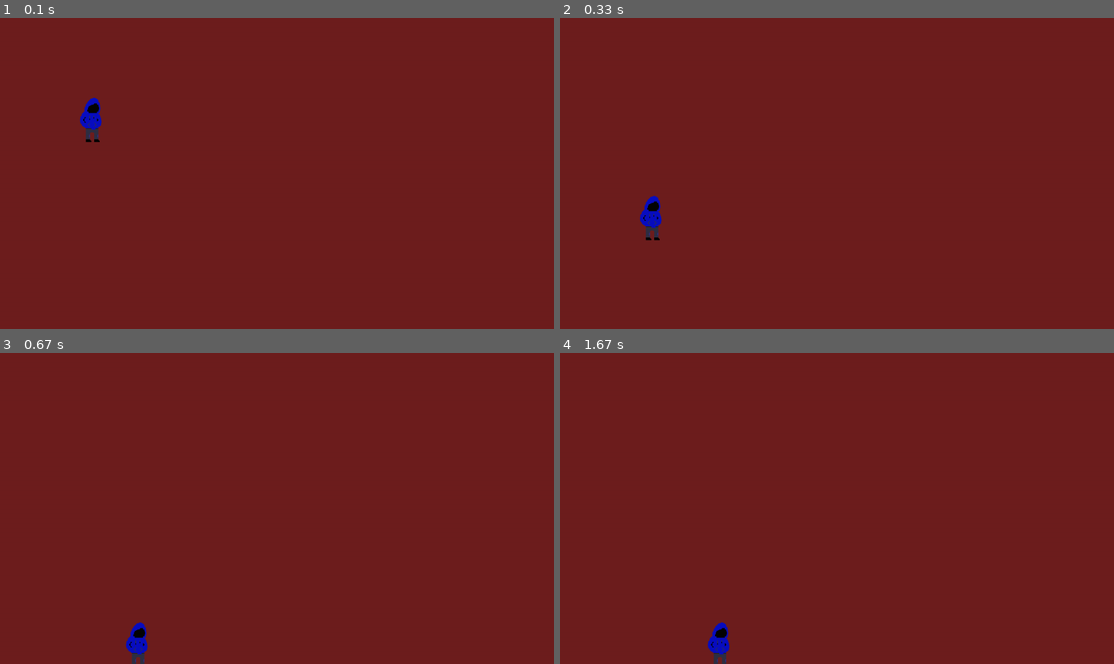
Above: before the commit, frames 1-4 (two rows, left to right).
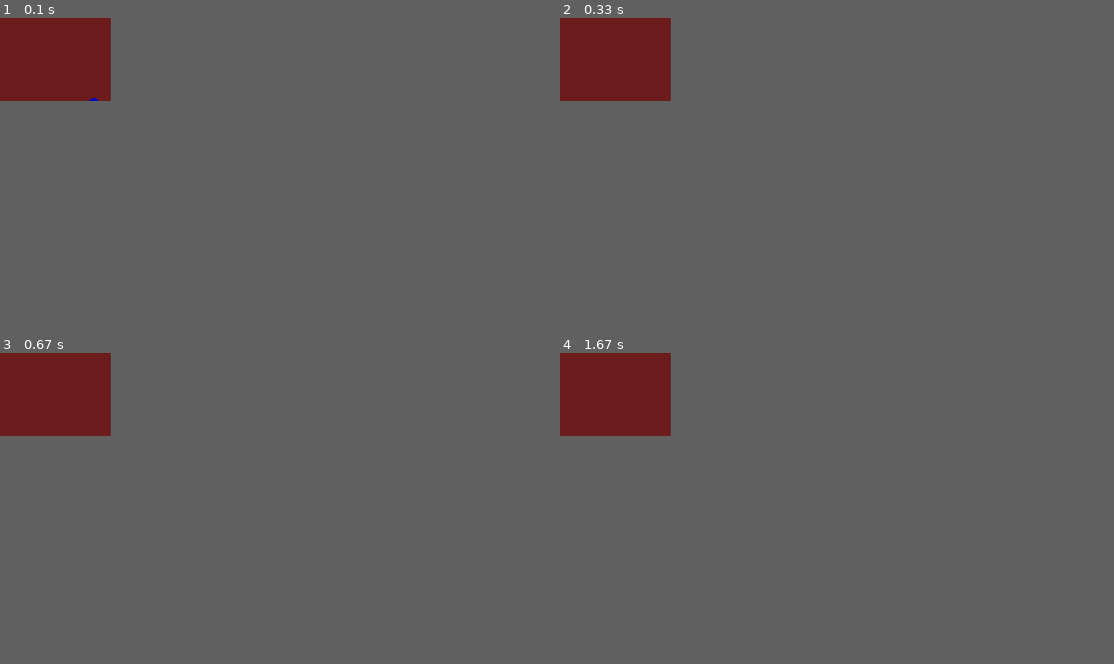
Above: after the commit, the same moments.

Repository: andrew-kula931/Programs
Game: pygame game, started from PyGame/run.py
The game is run twice, just before and just after one commit, with the same random seed, the same clock (stepped at 60 frames per second) and the same inputs.
Inputs:
- Up to frame 1 (0.1 s): no input
- Up to frame 2 (0.33 s): no input
- Up to frame 3 (0.67 s): hold D from 0.33 s (still down)
- Up to frame 4 (1.67 s): release D at 0.8 s
The window is 900x506 before the commit and 180x135 after it. Grey fills any space a smaller window leaves; there, only what the larger window draws over its background counts as a difference.

The runs differ from the first frame. In frame 1, 0.4% of the frame differs, in the area x 14-19%, y 26-40%; in frame 2, 0.4%, in the area x 14-19%, y 57-72%; in frame 3, 0.4%; in frame 4, 0.4%.

Commit message:
early advent of code files

Diff:
--- a/PyGame/run.py
+++ b/PyGame/run.py
@@ -8,7 +8,7 @@
 class Game:
     def __init__(self):
         pygame.init()
-        self.screen = pygame.display.set_mode((1600, 900))
+        self.screen = pygame.display.set_mode((320, 240))
         self.clock = pygame.time.Clock()
         self.dt = 0
 
--- /dev/null
+++ b/TestFiles/extra.py
@@ -0,0 +1,4 @@
+bar = True
+baz = False
+foo = (5 < 3) or (not bar) or (not bar and (5 < 4))
+print(foo)
Not shown, added: TestFiles/advent_of_code/1file.js
Not shown, added: TestFiles/advent_of_code/day1.js
Not shown, added: TestFiles/advent_of_code/day2.js
